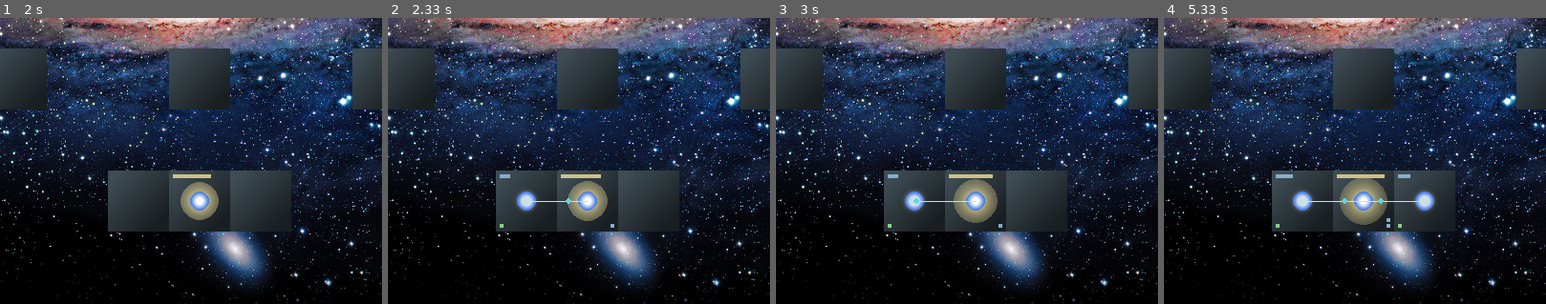
Above: before the commit, frames 1-4 (left to right).
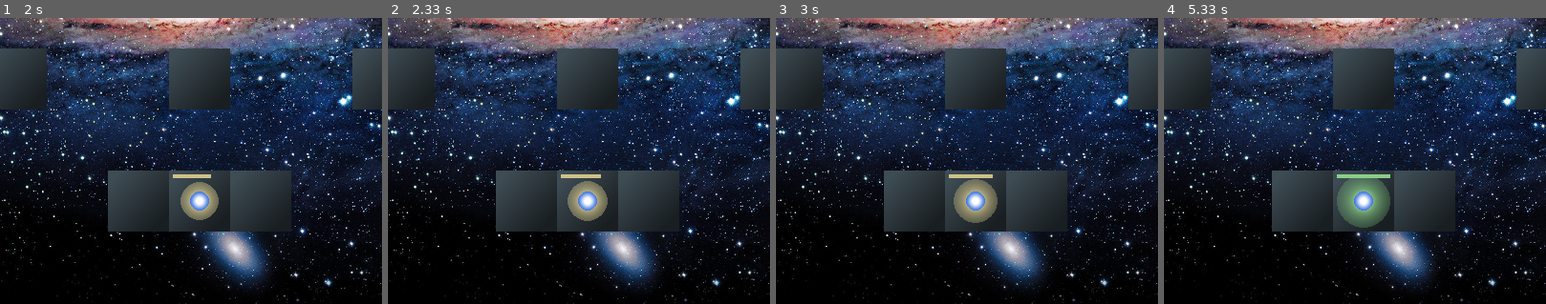
Above: after the commit, the same moments.

Repository: five-elephants/a_game
Game: pygame game, started from a_game.py
Two runs of this game, one before a commit and one after it. Both use one fixed random seed, a clock stepped at 60 frames per second and the inputs below. The source is Python 2; it was converted automatically to run under Python 3.
Inputs (mouse positions are % of the whole screen's width and height, from its top left):
- Up to frame 1 (2 s): click (50, 50) at 0.38 s
- Up to frame 2 (2.33 s): no input
- Up to frame 3 (3 s): no input
- Up to frame 4 (5.33 s): right-click (49, 18) at 4.72 s
The pictures show only the part of the screen within x 24-74%, y 50-100%; the shares and areas given below are measured in that part.

Frame 1 is identical in both runs. In frame 2, 0.4% of the frame differs, in the area x 29-60%, y 54-74%; in frame 3, 0.4%; in frame 4, 2.4%, in the area x 29-71%, y 54-74%.

Commit message:
Reaction delay for AI expansion

Diff:
--- a/agent.py
+++ b/agent.py
@@ -1,9 +1,31 @@
+import pygame
 
 class Agent:
   def __init__(self, map, grid):
     self.map = map
     self.grid = grid
-    self.aps_limit = 0.5
+    self.aps_limit = 0.5  # numbers of actions per second
+    self.expand_delay = 1.2  # minimum time until field is retaken
+    self.grow_timestamp = {}
 
   def work(self):
     pass
+
+  def grow(self, to_ij, from_ij):
+    """
+    This function implements growing to new fields with a minimum latency. This
+    will prevent the AI from retaking a field immediately after it was destroyed
+    there.
+    """
+    t = float(pygame.time.get_ticks()) / 1000.0
+    print "t = %f" % t
+    print self.grow_timestamp
+    if not self.grow_timestamp.has_key(to_ij):
+      self.grow_timestamp[to_ij] = t
+    elif (t - self.grow_timestamp[to_ij]) < self.expand_delay:
+      print "limiting growth"
+      return
+    else:
+      self.grid.grow(to_ij, from_ij)
+      self.grow_timestamp.pop(to_ij)
+      print "growing"
--- a/test_agent.py
+++ b/test_agent.py
@@ -37,7 +37,7 @@
           break
 
     for a in acts:
-      self.grid.grow(a[0], a[1])
+      self.grow(a[0], a[1])
 
     return len(acts) > 0
 
